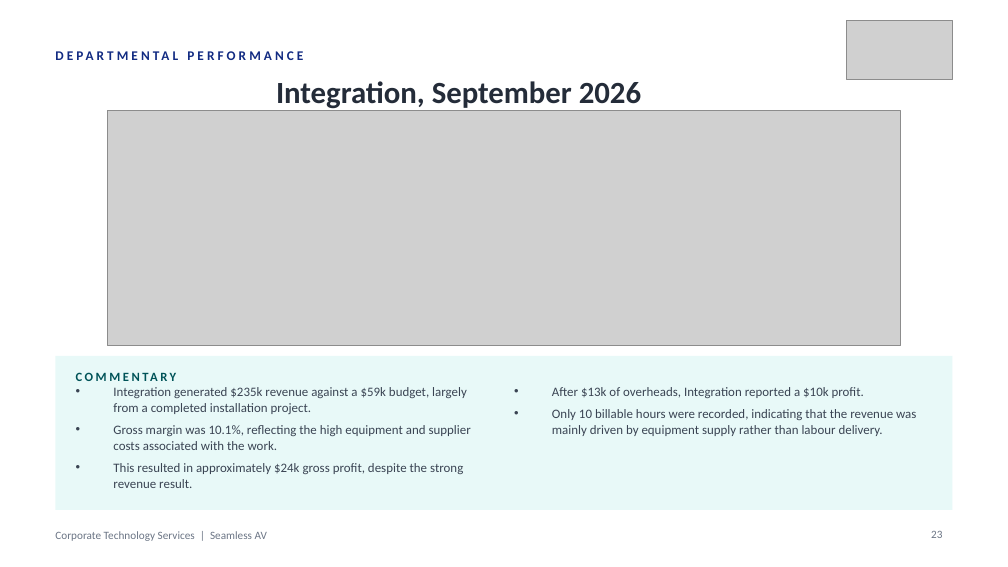
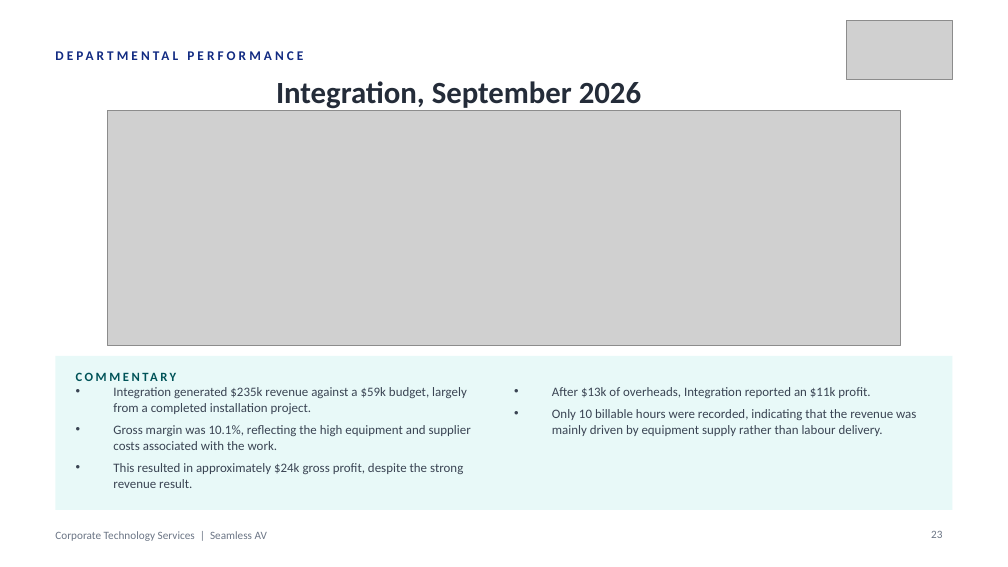
Before and after one commit to WesleyNelson-O33/Claude, a slide deck: slide 23 of deck/CTS Monthly Business Review - 30092026.pptx. Drawn at 1008x567 pixels with LibreOffice and Linux fonts; fonts in the diff are those of the drawing; grey boxes stand for pictures. Boxes give left, top, right and bottom in pixels: in the first picture for what was removed or moved away, otherwise in the second. Text is boxed around its words. In the diff, an @@ line names an element or a change of style, - is before the commit and + after.

```diff
--- a/deck/CTS Monthly Business Review - 30092026.pptx
+++ b/deck/CTS Monthly Business Review - 30092026.pptx
@@ text at (x1=552, y1=387, x2=870, y2=398): text changed @@
-• After $13k of overheads, Integration reported a $10k profit.
+• After $13k of overheads, Integration reported an $11k profit.
```
Also in this commit, not shown: 10 other slides changed, 36 other files.
